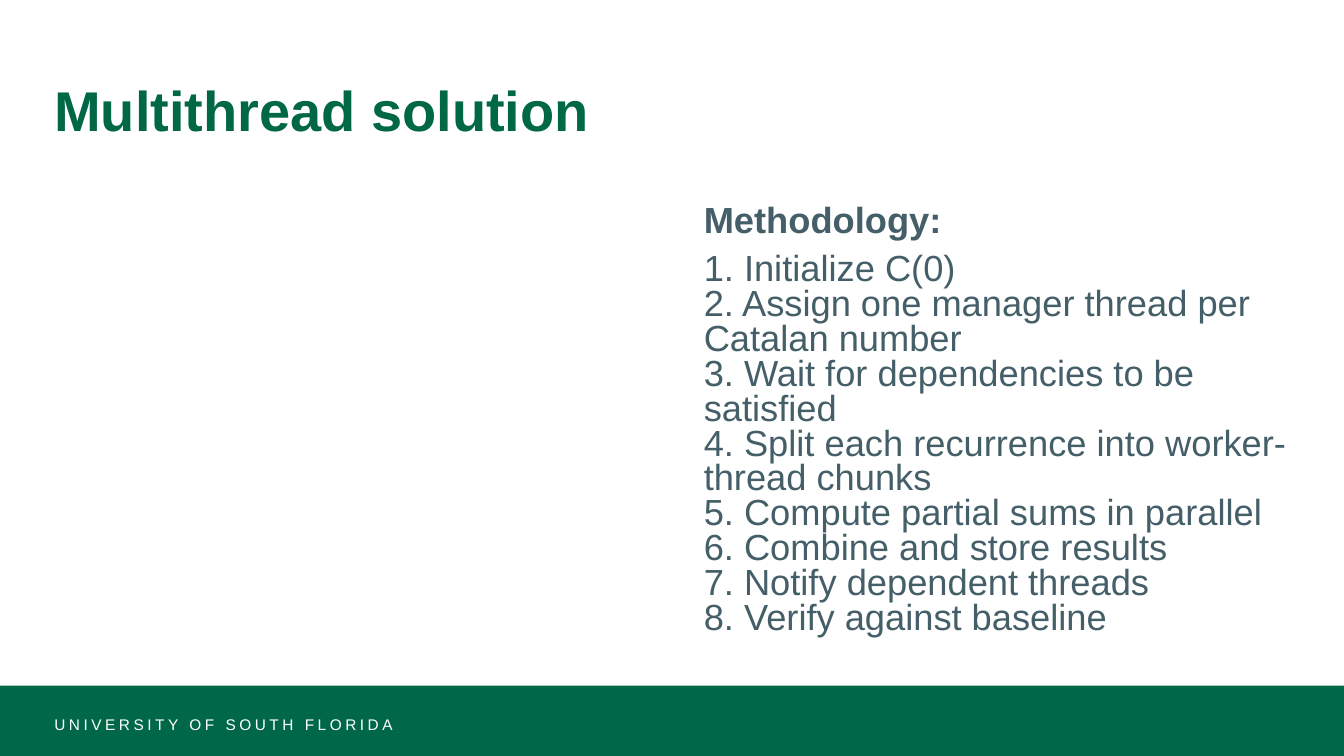
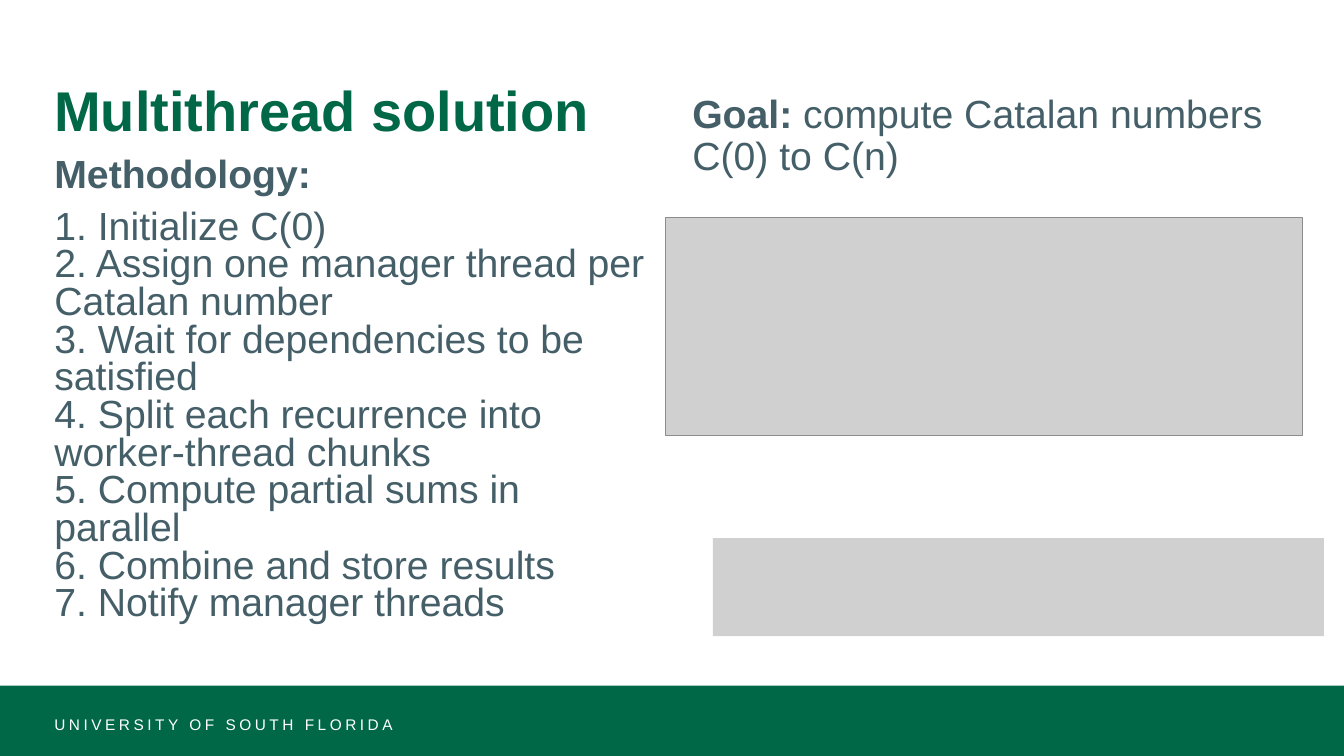
Before and after one commit to KS-AO-HUB/OS-Group-Project, a slide deck: slide 6 of catalan.pptx. Drawn at 1344x756 pixels with LibreOffice and Linux fonts; fonts in the diff are those of the drawing; grey boxes stand for pictures. Boxes give left, top, right and bottom in pixels: in the first picture for what was removed or moved away, otherwise in the second. Text is boxed around its words. In the diff, an @@ line names an element or a change of style, - is before the commit and + after.

Commit message:
updated powerpoint and catalan.c

```diff
--- a/catalan.pptx
+++ b/catalan.pptx
@@ text added at (692, 99, 1262, 178), 28 pt, text #455F69 @@
+Goal: compute Catalan numbers C(0) to C(n)
@@ text "Methodology:": place and size @@
-text "Methodology:" at (704, 206, 1286, 637)
+text "Methodology:" at (54, 159, 645, 624)
@@ text at (54, 159, 310, 196): size 25.9 to 28 pt in "Methodology:" @@
@@ text at (54, 211, 645, 624): text changed; size 25.9 to 28 pt @@
-1. Initialize C(0)
-2. Assign one manager thread per Catalan number
-3. Wait for dependencies to be satisfied
-4. Split each recurrence into worker-thread chunks
-5. Compute partial sums in parallel
-6. Combine and store results
-7. Notify dependent threads
-8. Verify against baseline
+1. Initialize C(0)
+2. Assign one manager thread per Catalan number
+3. Wait for dependencies to be satisfied
+4. Split each recurrence into worker-thread chunks
+5. Compute partial sums in parallel
+6. Combine and store results
+7. Notify manager threads
@@ picture added at (666, 218, 1303, 437) @@
@@ picture added at (713, 538, 1324, 636) @@
```
Also in this commit, not shown: 2 other slides changed, 3 other files.
